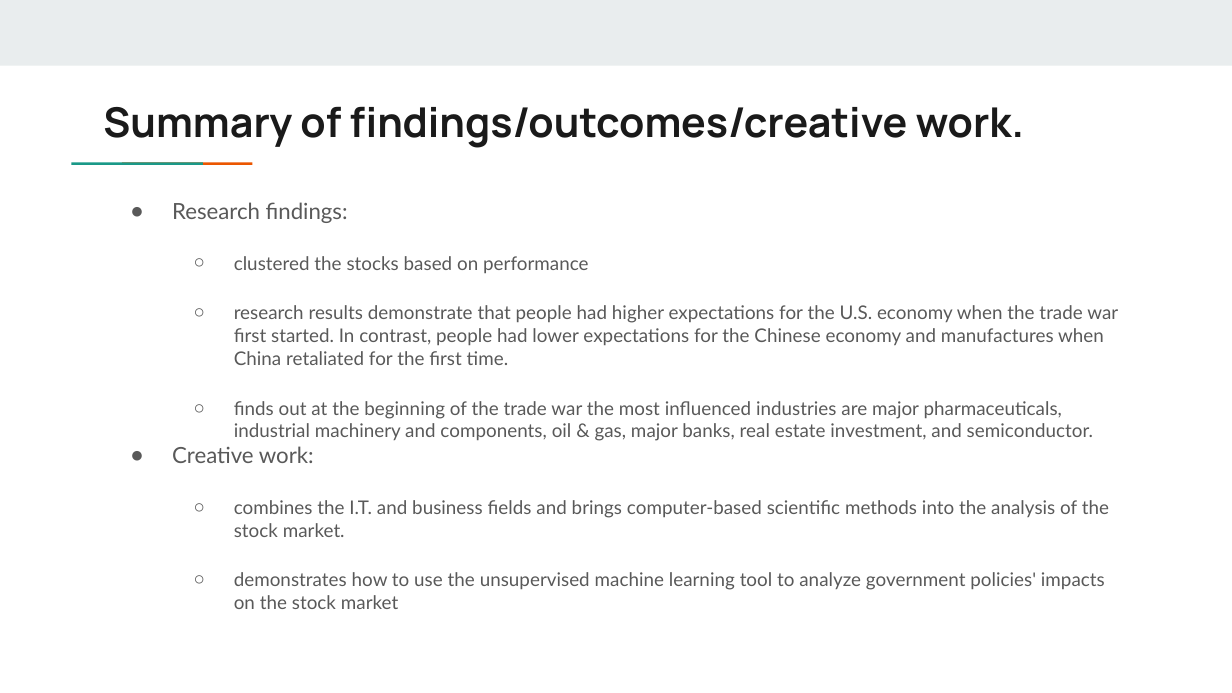
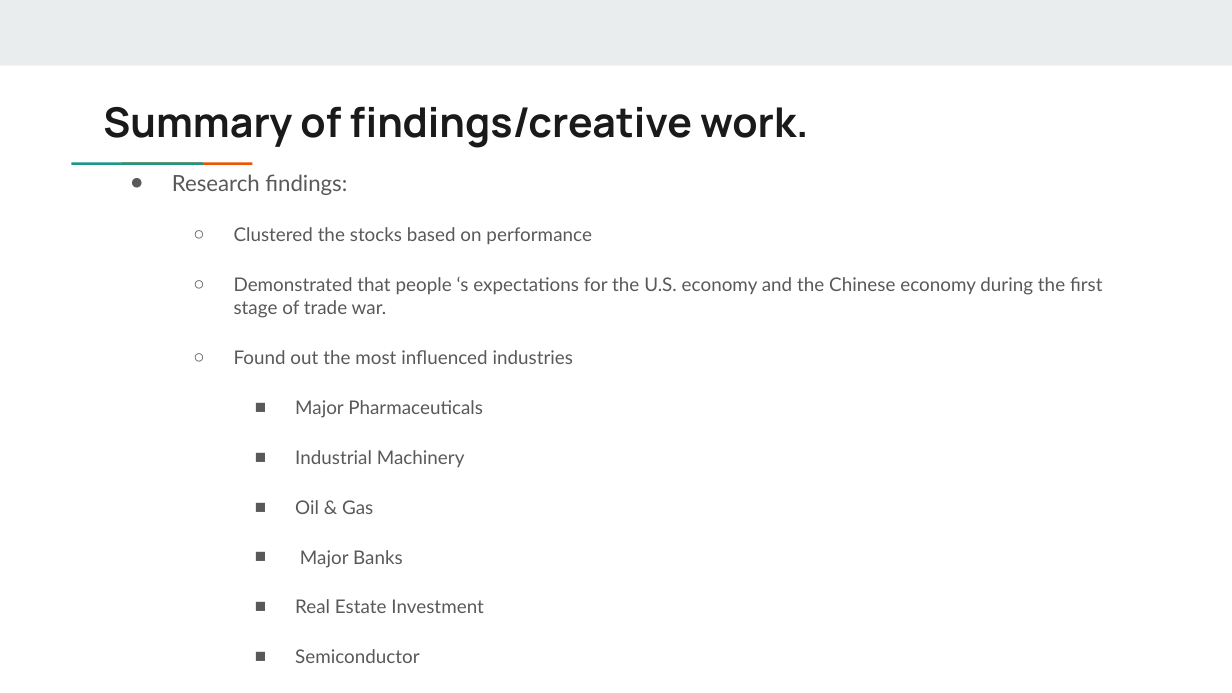
Before and after one commit to okcaiko-gmail/Fionastudy, a slide deck: slide 22 of Examination of Domestic Economic Impact of the US-China Trade War by Analyzing Stock Market Fluctuations with Unsupervised Machine Learning.pptx (slide 17 before the commit). Drawn at 1232x693 pixels with LibreOffice and Linux fonts; fonts in the diff are those of the drawing. Boxes give left, top, right and bottom in pixels: in the first picture for what was removed or moved away, otherwise in the second. Text is boxed around its words. In the diff, an @@ line names an element or a change of style, - is before the commit and + after.

```diff
--- a/Examination of Domestic Economic Impact of the US-China Trade War by Analyzing Stock Market Fluctuations with Unsupervised Machine Learning.pptx
+++ b/Examination of Domestic Economic Impact of the US-China Trade War by Analyzing Stock Market Fluctuations with Unsupervised Machine Learning.pptx
@@ title at [103, 106, 808, 148]: text changed @@
-Summary of findings/outcomes/creative work.
+Summary of findings/creative work.
@@ text "Research findings:": place and size @@
-text "Research findings:" at [172, 202, 1118, 609]
+text "Research findings:" at [172, 174, 1103, 613]
@@ text at [234, 227, 1103, 613]: text changed @@
-  ○ clustered the stocks based on performance
-  ○ research results demonstrate that people had higher expectations for the U.S. economy when the trade war first started. In contrast, people had lower expectations for the Chinese economy and manufactures when China retaliated for the first time.
-  ○ finds out at the beginning of the trade war the most influenced industries are major pharmaceuticals, industrial machinery and components, oil & gas, major banks, real estate investment, and semiconductor.
-● Creative work:
-  ○ combines the I.T. and business fields and brings computer-based scientific methods into the analysis of the stock market.
-  ○ demonstrates how to use the unsupervised machine learning tool to analyze government policies' impacts on the stock market
+  ○ Clustered the stocks based on performance
+  ○ Demonstrated that people ‘s expectations for the U.S. economy and the Chinese economy during the first stage of trade war.
+  ○ Found out the most influenced industries
+    ■ Major Pharmaceuticals
+    ■ Industrial Machinery
+    ■ Oil & Gas
+    ■ Major Banks
+    ■ Real Estate Investment
+    ■ Semiconductor
```
Also in this commit, not shown: 14 other slides changed, 6 slides added.
